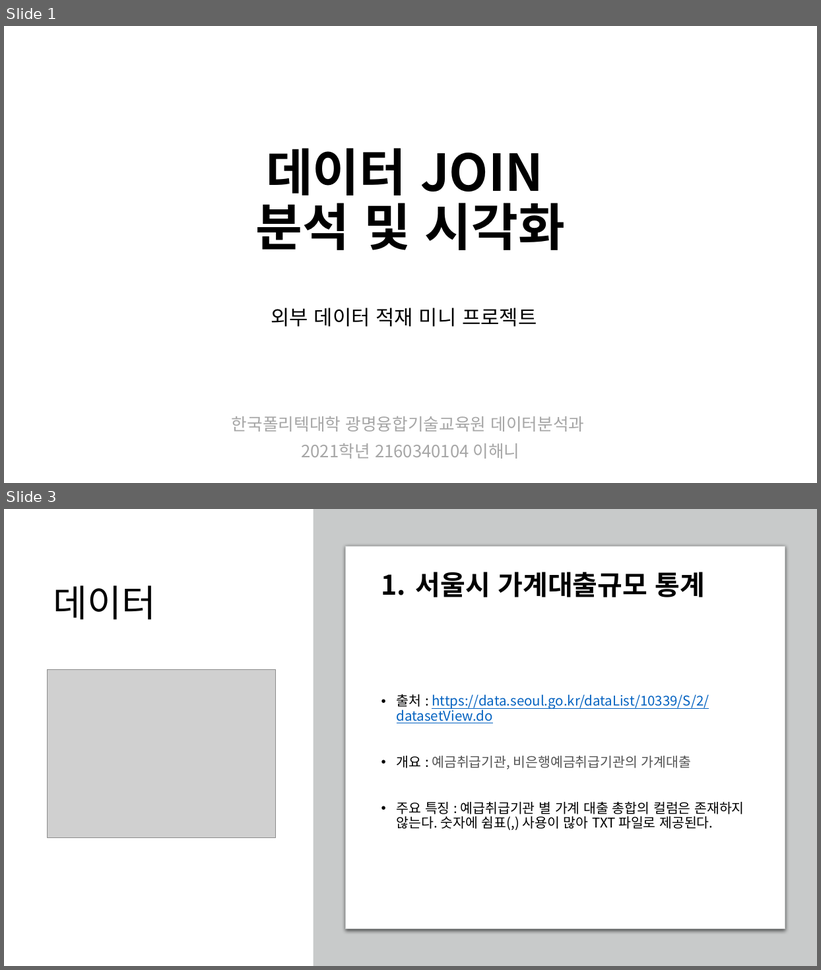
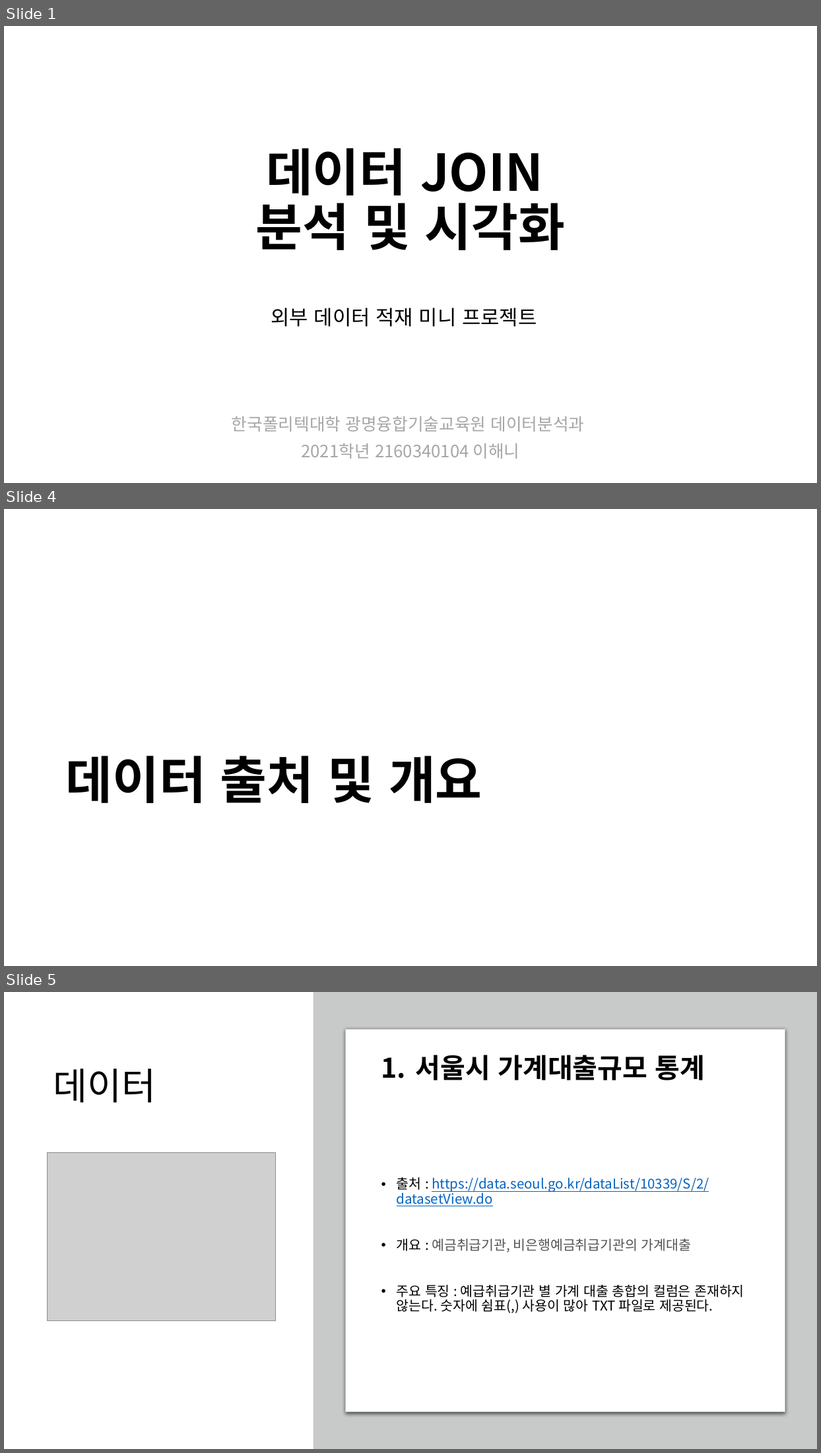
Before and after one commit to hennylee/kopo-04-database, a slide deck: project-2/일자별_코로나확진자수 및 가계대출/보고서_외부 데이터 적재 미니 프로젝트_이해니.pptx. Shown one above the other, each under a label of ours: slides 1 and 3 before the commit, slides 1, 4 and 5 after it; the slides between them are not shown. The pictures are 821x970 and 821x1453 pixels, drawn with LibreOffice and Linux fonts; fonts in the diff are those of the drawing; grey boxes stand for pictures. Boxes give left, top, right and bottom in pixels: in the first picture for what was removed or moved away, otherwise in the second. Text is boxed around its words. In the diff, an @@ line names an element or a change of style, - is before the commit and + after.

```diff
--- a/project-2/일자별_코로나확진자수 및 가계대출/보고서_외부 데이터 적재 미니 프로젝트_이해니.pptx
+++ b/project-2/일자별_코로나확진자수 및 가계대출/보고서_외부 데이터 적재 미니 프로젝트_이해니.pptx
@@ slide 4 added at [4,509,817,966], background #FFFFFF @@
@@ title added at [65,756,482,803], 60 pt, text #000000, bold @@
+데이터 출처 및 개요
@@ what was slide 3 is now slide 5 @@
```
Also in this commit, not shown: 2 slides changed, 4 other slides added, 11 other files.
